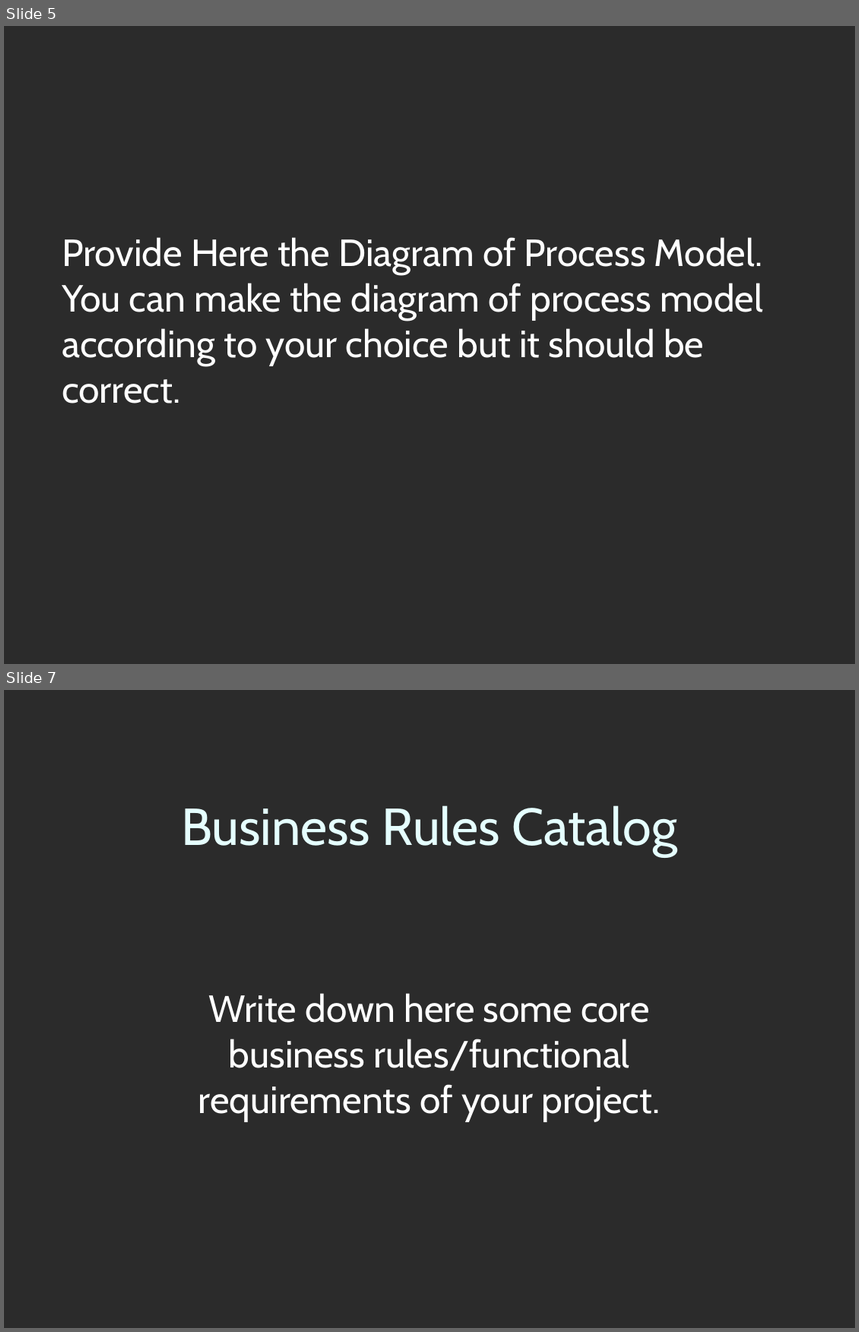
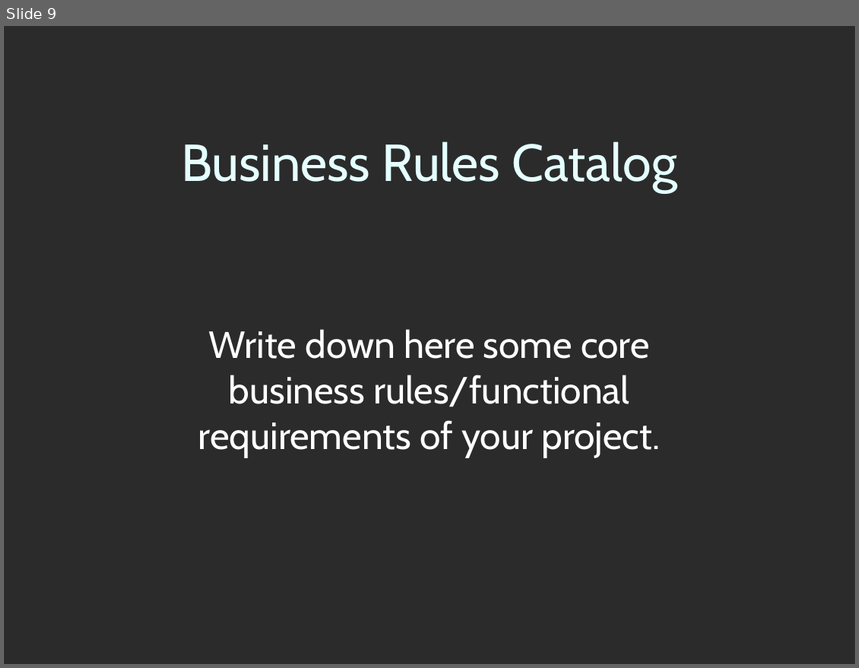
Before and after one commit to alihussainia/Spam-Email-Classification-Project, a slide deck: CS619_Project/FinalDeliverables/3-SamplePresentation.ppt. Shown one above the other, each under a label of ours: slides 5 and 7 before the commit, slide 9 after it; the slides between them are not shown. The pictures are 859x1332 and 859x668 pixels, drawn with LibreOffice and Linux fonts; fonts in the diff are those of the drawing; background and template pictures are left out; a plain dark background stands for a picture behind light text. Boxes give left, top, right and bottom in pixels: in the first picture for what was removed or moved away, otherwise in the second. Text is boxed around its words. In the diff, an @@ line names an element or a change of style, - is before the commit and + after.

```diff
--- a/CS619_Project/FinalDeliverables/3-SamplePresentation.ppt
+++ b/CS619_Project/FinalDeliverables/3-SamplePresentation.ppt
@@ slide 5 removed at (4,26,855,664), background picture (left out) @@
@@ text removed at (62,237,763,404) @@
-Provide Here the Diagram of Process Model. You can make the diagram of process model according to your choice but it should be correct.
@@ what was slide 7 is now slide 9 @@
```
Also in this commit, not shown: 6 slides changed, 5 slides added, 2 other slides removed, 1 other file.
